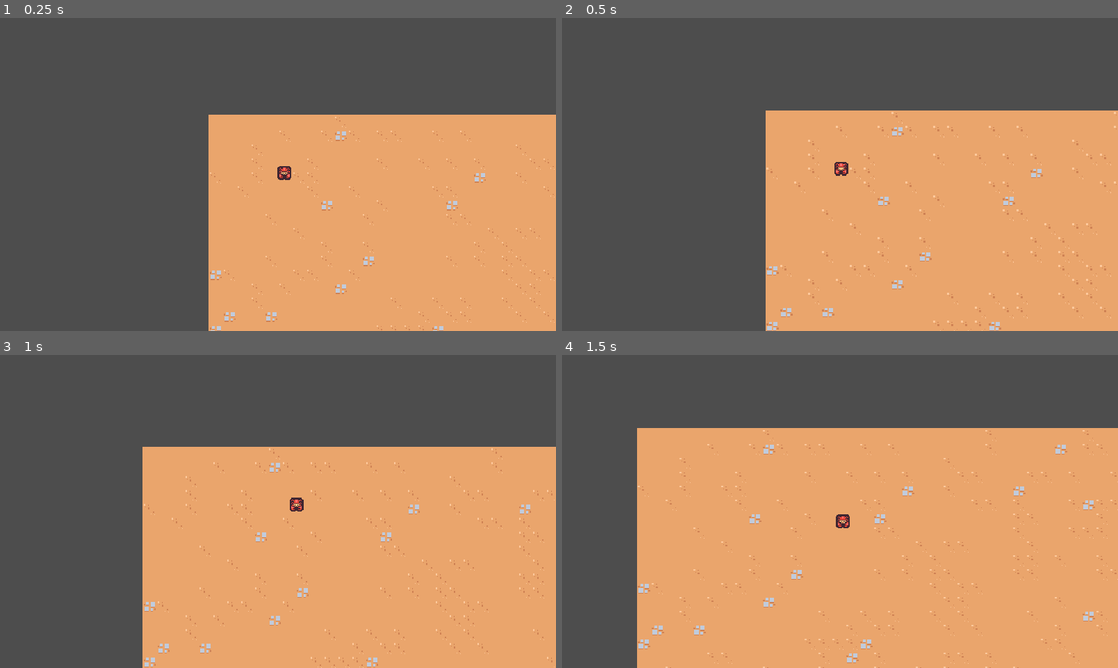
Above: before the commit, frames 1-4 (two rows, left to right).
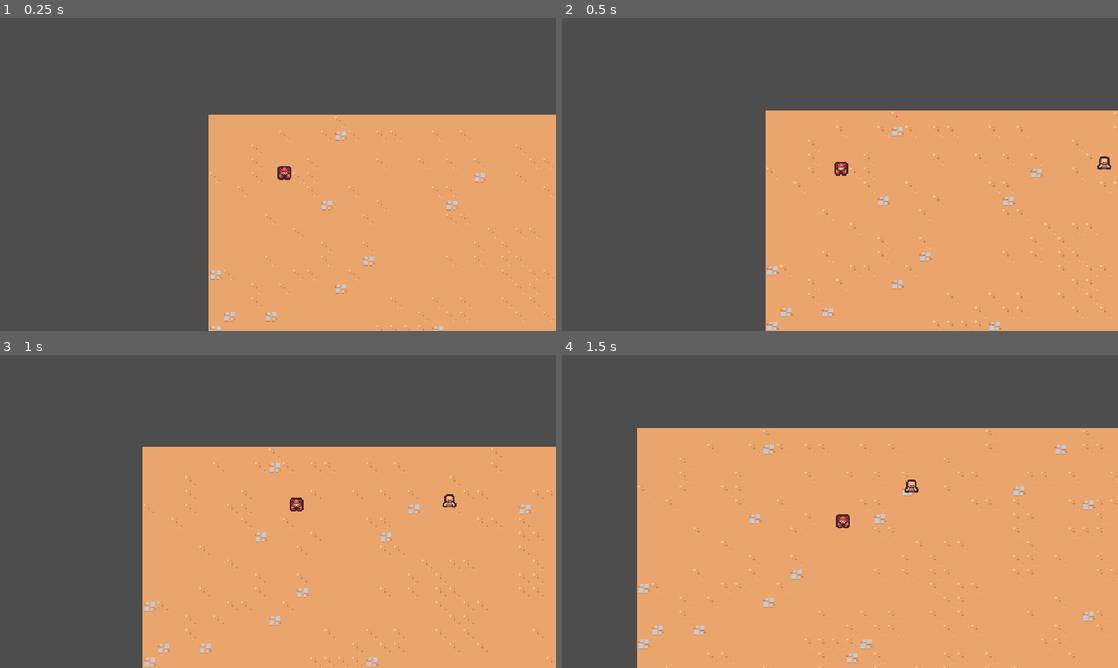
Above: after the commit, the same moments.

Repository: Dommss/2DSurvivorsCourse
Game: Godot game, scene res://scenes/main/main.tscn
Two runs of this game, one before a commit and one after it. Both use one fixed random seed, a clock stepped at 60 frames per second and the inputs below.
Inputs:
- Up to frame 1 (0.25 s): no input
- Up to frame 2 (0.5 s): no input
- Up to frame 3 (1 s): hold D (move_right) from 0.53 s (still down)
- Up to frame 4 (1.5 s): release D (move_right) at 1.28 s; hold S (move_down) from 1.28 s (still down)

Frame 1 is identical in both runs. In frame 2, less than 0.1% of the frame differs, in the area x 96-99%, y 44-49%; in frame 3, less than 0.1%; in frame 4, less than 0.1%.

Commit message:
created first humanoid enemy

Diff:
--- /dev/null
+++ b/scenes/basic_enemy/basic_enemy.gd
@@ -0,0 +1,21 @@
+extends CharacterBody2D
+
+const MAX_SPEED = 75
+
+# Called when the node enters the scene tree for the first time.
+func _ready():
+	pass # Replace with function body.
+
+
+# Called every frame. 'delta' is the elapsed time since the previous frame.
+func _process(delta):
+	var direction = get_direction_to_player()
+	velocity = direction * MAX_SPEED
+	move_and_slide()
+
+
+func get_direction_to_player():
+	var player_node = get_tree().get_first_node_in_group("player") as Node2D
+	if player_node != null:
+		return (player_node.global_position - global_position).normalized()
+	return Vector2.ZERO
--- /dev/null
+++ b/scenes/basic_enemy/basic_enemy.tscn
@@ -0,0 +1,19 @@
+[gd_scene load_steps=4 format=3 uid="uid://bxrctd0t8c87u"]
+
+[ext_resource type="Script" path="res://scenes/basic_enemy/basic_enemy.gd" id="1_4ohv3"]
+[ext_resource type="Texture2D" uid="uid://c0ncfcv3wbgi7" path="res://scenes/basic_enemy/basic_enemy.png" id="2_7dm06"]
+
+[sub_resource type="CircleShape2D" id="CircleShape2D_gwqmh"]
+radius = 7.0
+
+[node name="BasicEnemy" type="CharacterBody2D"]
+collision_layer = 0
+script = ExtResource("1_4ohv3")
+
+[node name="Sprite2D" type="Sprite2D" parent="."]
+texture = ExtResource("2_7dm06")
+offset = Vector2(0, -8)
+
+[node name="CollisionShape2D" type="CollisionShape2D" parent="."]
+position = Vector2(0, -7)
+shape = SubResource("CircleShape2D_gwqmh")
--- a/scenes/main/main.tscn
+++ b/scenes/main/main.tscn
@@ -1,8 +1,9 @@
-[gd_scene load_steps=4 format=3 uid="uid://br6ltvfygvksh"]
+[gd_scene load_steps=5 format=3 uid="uid://br6ltvfygvksh"]
 
 [ext_resource type="PackedScene" uid="uid://c2jkcj4oxsdw2" path="res://scenes/player/player.tscn" id="1_gdhny"]
 [ext_resource type="TileSet" uid="uid://c1fbdngxwpo85" path="res://resources/tileset.tres" id="1_vnbna"]
 [ext_resource type="PackedScene" uid="uid://dmvi8u22dibgq" path="res://scenes/game_camera/game_camera.tscn" id="1_y277b"]
+[ext_resource type="PackedScene" uid="uid://bxrctd0t8c87u" path="res://scenes/basic_enemy/basic_enemy.tscn" id="4_7qm23"]
 
 [node name="Main" type="Node"]
 
@@ -15,3 +16,6 @@
 
 [node name="Player" parent="." instance=ExtResource("1_gdhny")]
 position = Vector2(87, 75)
+
+[node name="BasicEnemy" parent="." instance=ExtResource("4_7qm23")]
+position = Vector2(428, 68)
--- a/scenes/player/player.tscn
+++ b/scenes/player/player.tscn
@@ -7,6 +7,7 @@
 radius = 8.0
 
 [node name="Player" type="CharacterBody2D" groups=["player"]]
+collision_layer = 0
 script = ExtResource("1_waq45")
 
 [node name="Sprite2D" type="Sprite2D" parent="."]
Binary file added: scenes/basic_enemy/basic_enemy.png
Not shown, added: scenes/basic_enemy/basic_enemy.png.import
